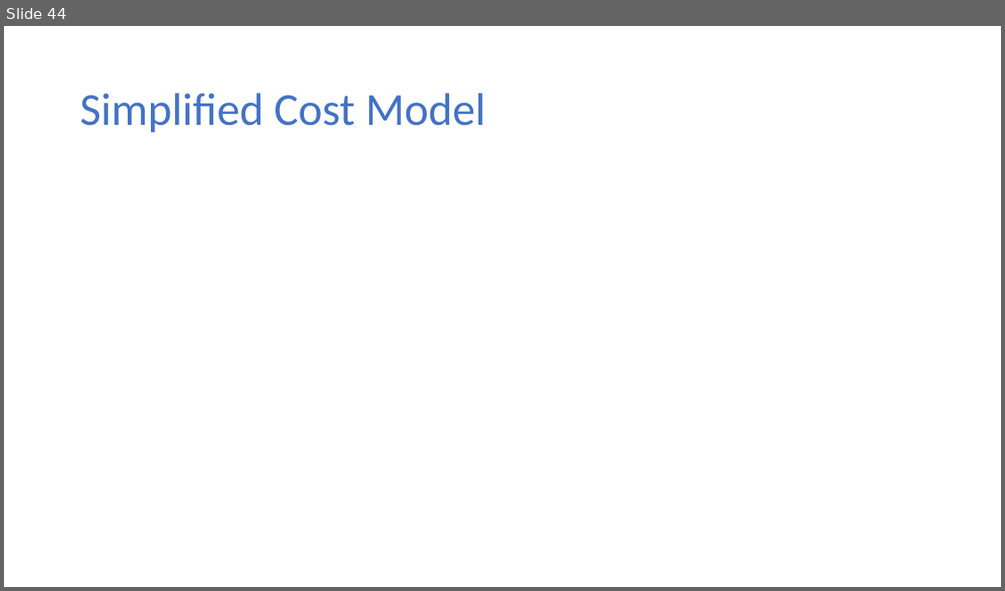
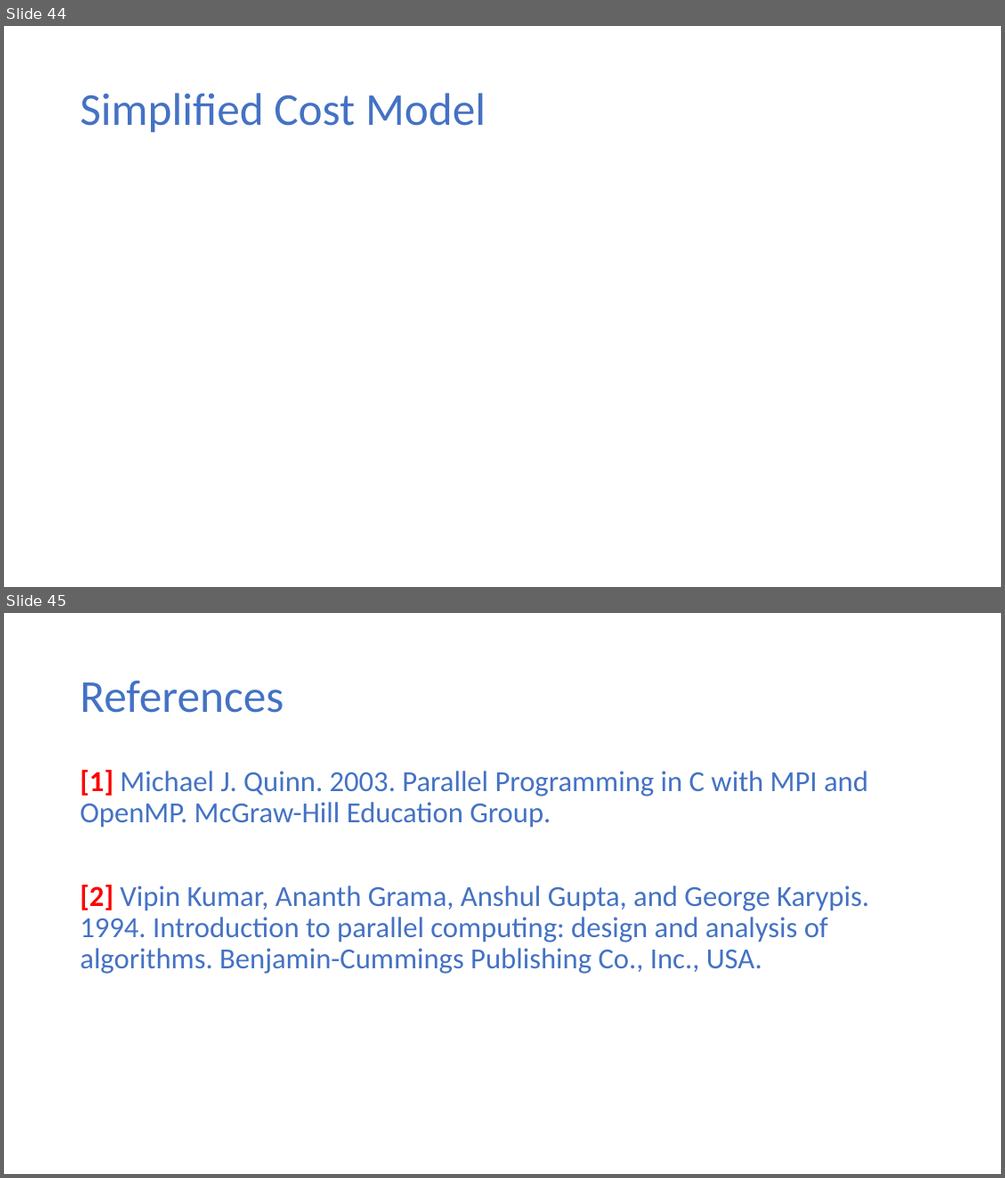
Before and after one commit to ekkapotc/PC, a slide deck: Slides/Lecture 2.pptx. Shown one above the other, each under a label of ours: slide 44 before the commit, slides 44 and 45 after it. The pictures are 1005x591 and 1005x1178 pixels, drawn with LibreOffice and Linux fonts; fonts in the diff are those of the drawing; grey boxes stand for pictures. Boxes give left, top, right and bottom in pixels: in the first picture for what was removed or moved away, otherwise in the second. Text is boxed around its words. In the diff, an @@ line names an element or a change of style, - is before the commit and + after.

```diff
--- a/Slides/Lecture 2.pptx
+++ b/Slides/Lecture 2.pptx
@@ slide 45 added at [4, 613, 1001, 1174], background #FFFFFF @@
@@ title added at [80, 681, 283, 713], 44 pt, text #4472C4 @@
+References
@@ text added at [80, 770, 869, 973], 28 pt, text #4472C4 @@
+[1] Michael J. Quinn. 2003. Parallel Programming in C with MPI and OpenMP. McGraw-Hill Education Group.
+[2] Vipin Kumar, Ananth Grama, Anshul Gupta, and George Karypis. 1994. Introduction to parallel computing: design and analysis of algorithms. Benjamin-Cummings Publishing Co., Inc., USA.
```
Also in this commit, not shown: 6 other files.
